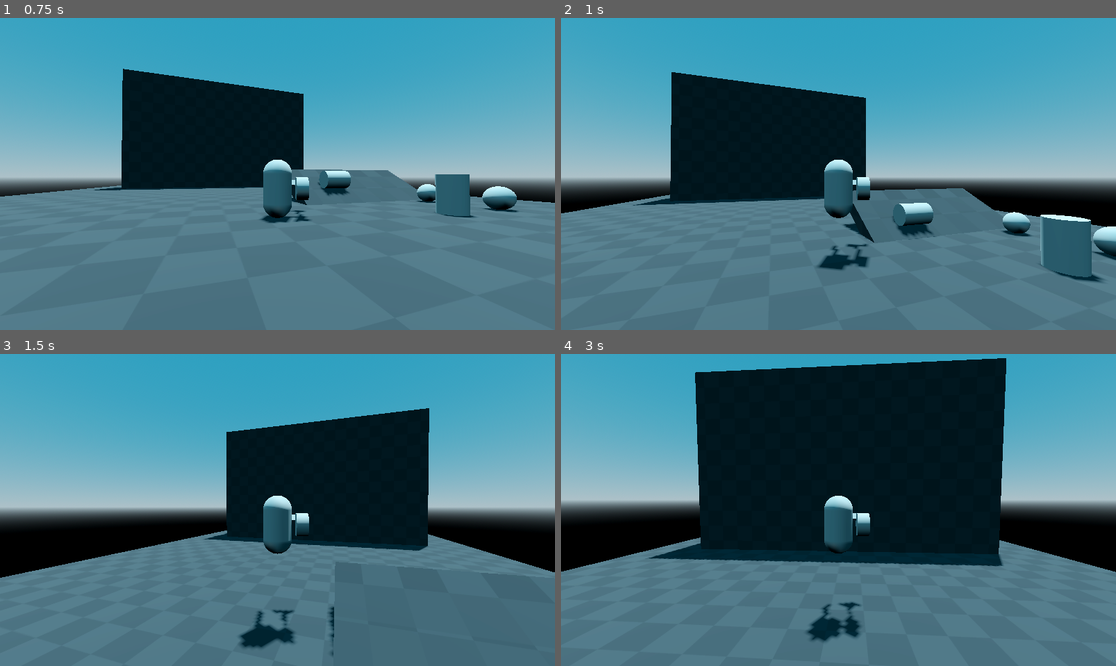
Above: before the commit, frames 1-4 (two rows, left to right).
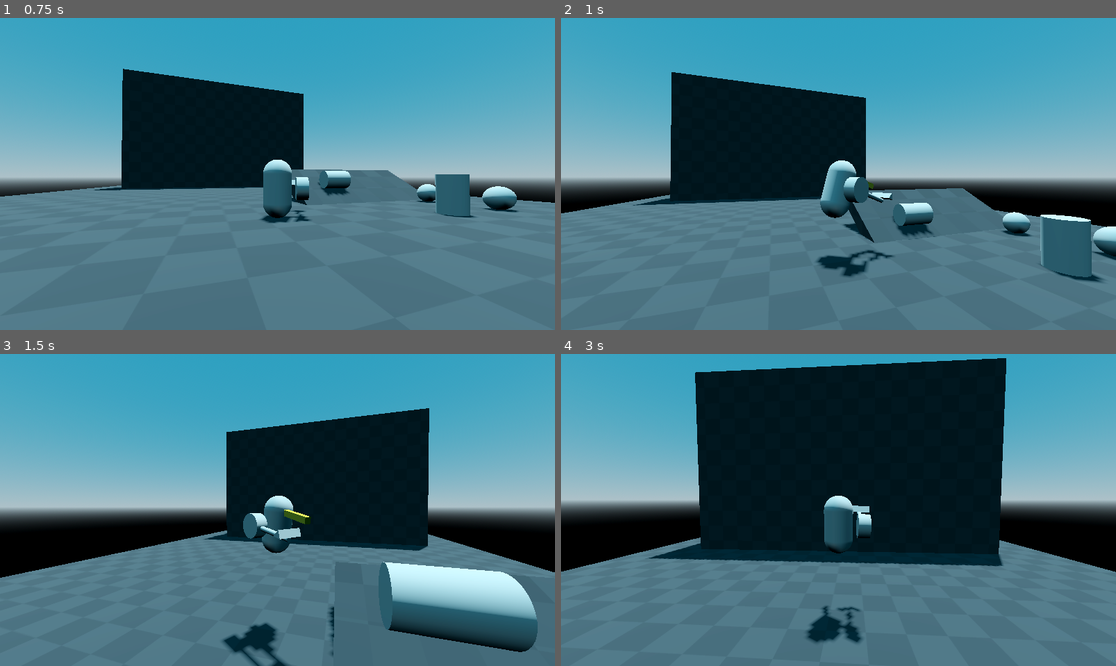
Above: after the commit, the same moments.

Repository: Albertoie710231/Godot_4_test
Game: Godot game, scene res://world.tscn
The game is run twice, just before and just after one commit, with the same random seed, the same clock (stepped at 60 frames per second) and the same inputs.
Inputs (mouse positions are in pixels of both pictures, inside the frame that each line leads up to):
- Up to frame 1 (0.75 s): move the mouse to (305, 174) at 0.52 s; press the mouse at (305, 174) at 0.53 s; hold W (move_forward) from 0.53 s (still down)
- Up to frame 2 (1 s): keep holding W (move_forward); tap Space (jump) at 0.77 s
- Up to frame 3 (1.5 s): keep holding W (move_forward); move the mouse to (249, 510) at 1.27 s; release the mouse at (249, 510) at 1.28 s; click (249, 510) at 1.35 s
- Up to frame 4 (3 s): keep holding W (move_forward); tap Space (jump) at 1.52 s; move the mouse to (849, 503) at 2.02 s; press the mouse at (849, 503) at 2.03 s; move the mouse to (832, 516) at 2.77 s; release the mouse at (832, 516) at 2.78 s; click (832, 516) at 2.85 s

Frame 1 is identical in both runs. In frame 2, 1.1% of the frame differs, in the area x 45-60%, y 45-84%; in frame 3, 7.5%, in the area x 40-97%, y 45-100%; in frame 4, 0.4%.

Commit message:
Player look at onject of interest.

Diff:
--- a/TrashBall.tscn
+++ b/TrashBall.tscn
@@ -8,6 +8,7 @@
 
 [node name="TrashBall" type="RigidBody3D" groups=["bodies"]]
 top_level = true
+collision_layer = 3
 continuous_cd = true
 script = ExtResource("1_tek2u")
 
--- a/TrashCan.gd
+++ b/TrashCan.gd
@@ -4,22 +4,31 @@
 
 @onready var own_collision = $Area3D
 
+func restore_rigid_body() -> void:
+	get_node(".").set_collision_layer_value(1, true)
+	get_node(".").set_collision_layer_value(2, true)
+	get_node("Area3D").set_collision_layer_value(1, true)
+	get_node("Area3D/CollisionShape3DArea").set_deferred("Disabled", true)
+	get_node(".").set_gravity_scale(1.0)
+
 func shoot_trash() -> void:
 	get_node("Area3D/CollisionShape3DArea").disabled = false
 	get_node(".").set_gravity_scale(0.0)
 	get_node(".").set_collision_layer_value(1, false)
+	get_node(".").set_collision_layer_value(2, false)
 	get_node("Area3D").set_collision_layer_value(1, false)
+	if Input.get_connected_joypads():
+		Input.start_joy_vibration(0, 1.0, 1.0, 0.07)
 	$Timer.start()
 	shoot = true
 
 
 func _integrate_forces(state) -> void:
 	if shoot:
-		if $Timer.get_time_left() == 0.0 or state.get_angular_velocity() != Vector3.ZERO:
-			get_node(".").set_collision_layer_value(1, true)
-			get_node("Area3D").set_collision_layer_value(1, true)
-			get_node("Area3D/CollisionShape3DArea").set_deferred("Disabled", true)
-			get_node(".").set_gravity_scale(1.0)
+		#if state.get_angular_velocity().length() < 0.0001:
+			#print(state.get_angular_velocity())
+		if $Timer.get_time_left() == 0.0 or state.get_angular_velocity().length() > 0.0001:
+			restore_rigid_body()
 			shoot = false
 		state.apply_force(-transform.basis.z * 100, transform.basis.z)
 
@@ -27,11 +36,8 @@
 func _on_area_3d_body_entered(body):
 	if body.is_in_group("Enemy"):
 		queue_free()
-	elif body.get_parent().get_name() != "SpawnTrash":
-		if body.get_parent().get_name() != "Sweeper":
-			print(body.get_parent().get_name())
-			get_node(".").set_collision_layer_value(1, true)
-			get_node("Area3D").set_collision_layer_value(1, true)
-			get_node("Area3D/CollisionShape3DArea").set_deferred("Disabled", true)
-			get_node(".").set_gravity_scale(1.0)
-			shoot = false
+	elif body.get_parent().get_name() == "World":
+		#if body.get_parent().get_name() != "Sweeper":
+		#print(body.get_parent().get_name())
+		restore_rigid_body()
+		shoot = false
--- a/TrashCan.tscn
+++ b/TrashCan.tscn
@@ -10,6 +10,7 @@
 
 [node name="TrashCan" type="RigidBody3D" groups=["bodies"]]
 top_level = true
+collision_layer = 3
 continuous_cd = true
 script = ExtResource("1_lvfl4")
 
--- a/characters/Player.gd
+++ b/characters/Player.gd
@@ -8,7 +8,9 @@
 var air_time : float = 0.0
 var jump_velocity : float = 0.0
 var wall_flag : bool = false
+var body_flag : bool = false
 var sweep_mode_flag : bool = false
+var bodies : Array = []
 var wall_normal : Vector3 = Vector3.ZERO
 # Get the gravity from the project settings to be synced with RigidDynamicBody nodes.
 var gravity = ProjectSettings.get_setting("physics/3d/default_gravity")
@@ -28,14 +30,21 @@
 @onready var _model : Node3D = $Pivot
 @onready var _timer : Timer = $Timer
 @onready var _pivot_remote_transform : Node3D = $PivotRemoteTransform
+@onready var _area_bodies : Area3D = $Area3d
 
 var double_jump_flag : bool = false
 
-func _process(_delta):
-	if not sweep_mode_flag:
+func _process(_delta) -> void:
+	if not sweep_mode_flag and bodies.is_empty():
 		_pivot_remote_transform.rotation.y = _model.rotation.y
+	elif bodies:
+		_pivot_remote_transform.look_at(bodies[0].global_transform.origin)
+		_model.look_at(bodies[0].global_transform.origin)
+		_pivot_remote_transform.get_child(0).look_at(bodies[0].global_transform.origin)
 	else:
 		_model.rotation.y = _pivot_remote_transform.rotation.y
+
+	#print(body_flag)
 
 func _physics_process(delta:float) -> void:
 	movement(delta)
@@ -112,3 +121,13 @@
 
 func _on_sweeper_sweep_signal():
 	sweep_mode_flag = !sweep_mode_flag
+
+
+func _on_area_3d_body_entered(body):
+	#body_flag = true
+	bodies.append(body)
+	#print(bodies)
+
+
+func _on_area_3d_body_exited(body):
+	bodies.remove_at(bodies.bsearch(body))
--- a/characters/player.tscn
+++ b/characters/player.tscn
@@ -12,6 +12,9 @@
 [sub_resource type="BoxMesh" id="BoxMesh_vv8lv"]
 material = SubResource("StandardMaterial3D_v2aw8")
 size = Vector3(0.2, 0.2, 1.5)
+
+[sub_resource type="SphereShape3D" id="SphereShape3D_cyo1e"]
+radius = 5.0
 
 [node name="Player" type="CharacterBody3D" groups=["Player"]]
 script = ExtResource("1_gcwwj")
@@ -33,4 +36,14 @@
 [node name="Timer" type="Timer" parent="."]
 wait_time = 2.5
 
+[node name="Area3d" type="Area3D" parent="."]
+transform = Transform3D(1, 0, 0, 0, 1, 0, 0, 0, 1, 0, 1, 0)
+collision_layer = 0
+collision_mask = 2
+
+[node name="CollisionShape3d" type="CollisionShape3D" parent="Area3d"]
+shape = SubResource("SphereShape3D_cyo1e")
+
 [connection signal="timeout" from="Timer" to="." method="_on_timer_timeout"]
+[connection signal="body_entered" from="Area3d" to="." method="_on_area_3d_body_entered"]
+[connection signal="body_exited" from="Area3d" to="." method="_on_area_3d_body_exited"]
--- a/characters/sweeper.gd
+++ b/characters/sweeper.gd
@@ -7,6 +7,7 @@
 var sweep_signal_flag : bool = false
 var camera_offset : Vector3 = Vector3.ZERO
 var trash_list : Array = []
+var time : float = 0.0
 
 signal shoot_trash()
 signal sweep_signal()
@@ -22,6 +23,11 @@
 
 func _physics_process(delta) -> void:
 	if Input.is_action_pressed("click"):
+		time += delta
+		var joypads = Input.get_connected_joypads()
+		if joypads:
+			#print(clampf((cos(time)+1)/2, 0.0, 1.0))
+			Input.start_joy_vibration(joypads[0],0.5,clampf((cos(20*time)+1)/2, 0.0, 1.0),0)
 		if camera_offset_flag:
 			camera_offset.x = _camera.rotation.x
 			camera_offset_flag = false
@@ -36,11 +42,12 @@
 				sweep_signal.emit()
 				sweep_signal_flag = false
 
+			_pivot_remote_camera.rotation.y = _camera.rotation.y
+			_pivot_remote_camera.rotation.y = wrapf(_pivot_remote_camera.rotation.y, deg_to_rad(0), deg_to_rad(360))
+
 			if _ray_cast.is_colliding():
 				sweep(delta)
-			else:
-				_pivot_remote_camera.rotation.y = _camera.rotation.y
-				_pivot_remote_camera.rotation.y = wrapf(_pivot_remote_camera.rotation.y, deg_to_rad(0), deg_to_rad(360))
+			#else:
 
 	elif Input.is_action_just_released("click"):
 		_area_collision.disabled = true
@@ -54,20 +61,19 @@
 				_ray_cast.get_collider().set_linear_velocity(Vector3.ZERO)
 				_ray_cast.get_collider().set_angular_velocity(Vector3.ZERO)
 				_ray_cast.get_collider().set_constant_force(Vector3.ZERO)
-		#Input.stop_joy_vibration(0)
+		Input.stop_joy_vibration(0)
 		_remote_tranform_camera.rotation.x = 0.0
 		_remote_tranform_camera.rotation.y = 0.0
 		timeout_flag = false
 		camera_offset_flag = true
+		time = 0.0
 		_timer.stop()
 
 func sweep(delta:float) -> void:
-	var joypads = Input.get_connected_joypads()
-	#Input.start_joy_vibration(joypads[0],0.5,0.5,0)
 	_area_collision.disabled = false
 	if _ray_cast.get_collider():
 		if _ray_cast.get_collider().is_in_group("bodies"):
-			look_at(_ray_cast.get_collision_point(), Vector3.UP)
+			#look_at(_ray_cast.get_collision_point(), Vector3.UP)
 			_ray_cast.get_collider().set_constant_force(_ray_cast.get_collision_normal() * 50)
 			if body_entered_flag == true:
 				_ray_cast.get_collider().set_linear_velocity(Vector3.ZERO)
@@ -79,9 +85,9 @@
 				trash_list.append(scene)
 				_ray_cast.get_collider().queue_free()
 				body_entered_flag = false
-		else:
-			_pivot_remote_camera.rotation.y = _camera.rotation.y
-			_pivot_remote_camera.rotation.y = wrapf(_pivot_remote_camera.rotation.y, deg_to_rad(0), deg_to_rad(360))
+		#else:
+			#_pivot_remote_camera.rotation.y = _camera.rotation.y
+			#_pivot_remote_camera.rotation.y = wrapf(_pivot_remote_camera.rotation.y, deg_to_rad(0), deg_to_rad(360))
 
 func shoot() -> void:
 	if trash_list:
--- a/world.tscn
+++ b/world.tscn
@@ -99,7 +99,7 @@
 transform = Transform3D(1, 0, 0, 0, 1, 0, 0, 0, 1, 10, 1, -8)
 
 [node name="Sweeper" parent="." instance=ExtResource("6_t2whs")]
-transform = Transform3D(0.8, 0, 0, 0, 0.8, 0, 0, 0, 0.800001, 0.833227, 2, 0)
+transform = Transform3D(0.800001, 0, 0, 0, 0.8, 0, 0, 0, 0.800001, 0.833227, 2, 0)
 
 [node name="PrincipalSpringArm" type="SpringArm3D" parent="."]
 transform = Transform3D(1, 0, 0, 0, 1, 0, 0, 0, 1, 0, 2.5, 0)
Not shown: 1 places in characters/player.tscn that only renumber resources
